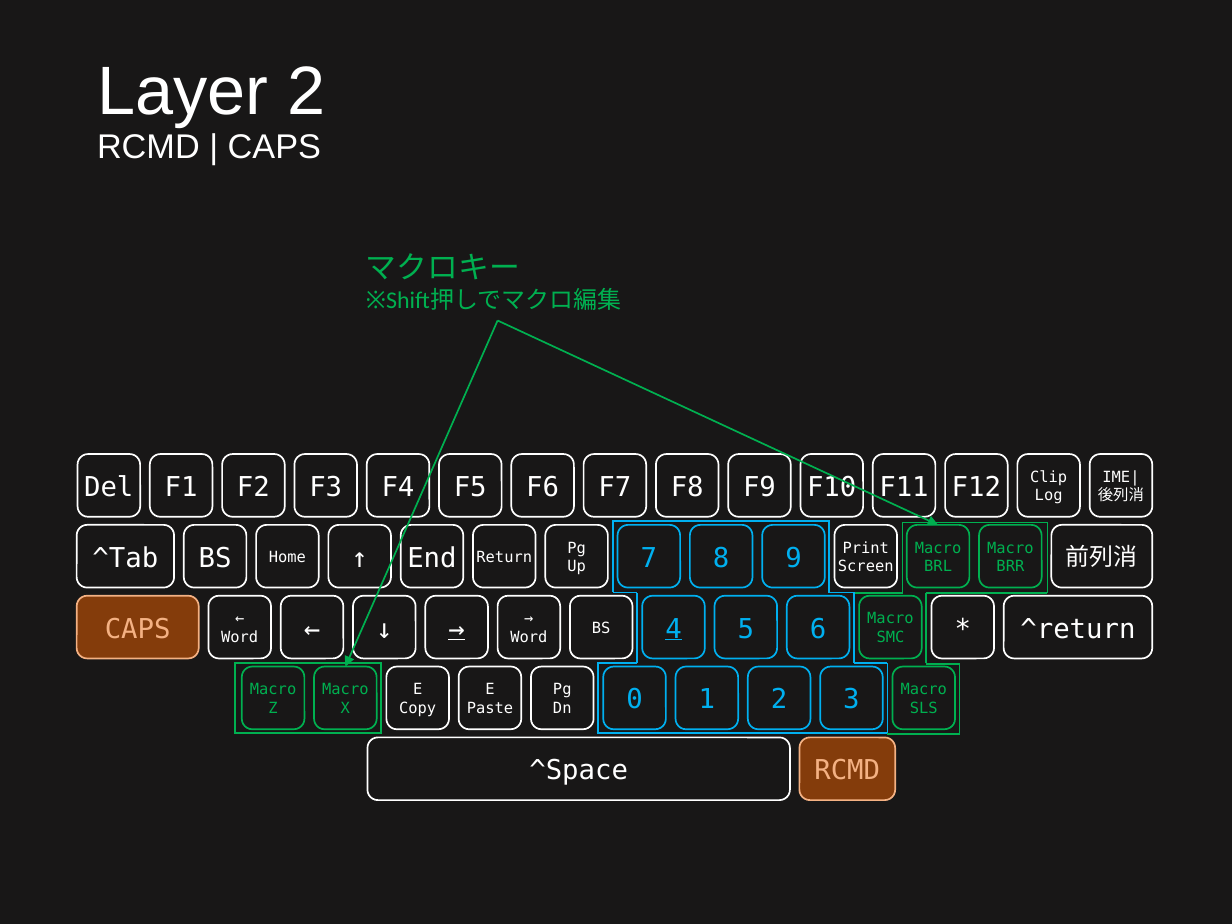
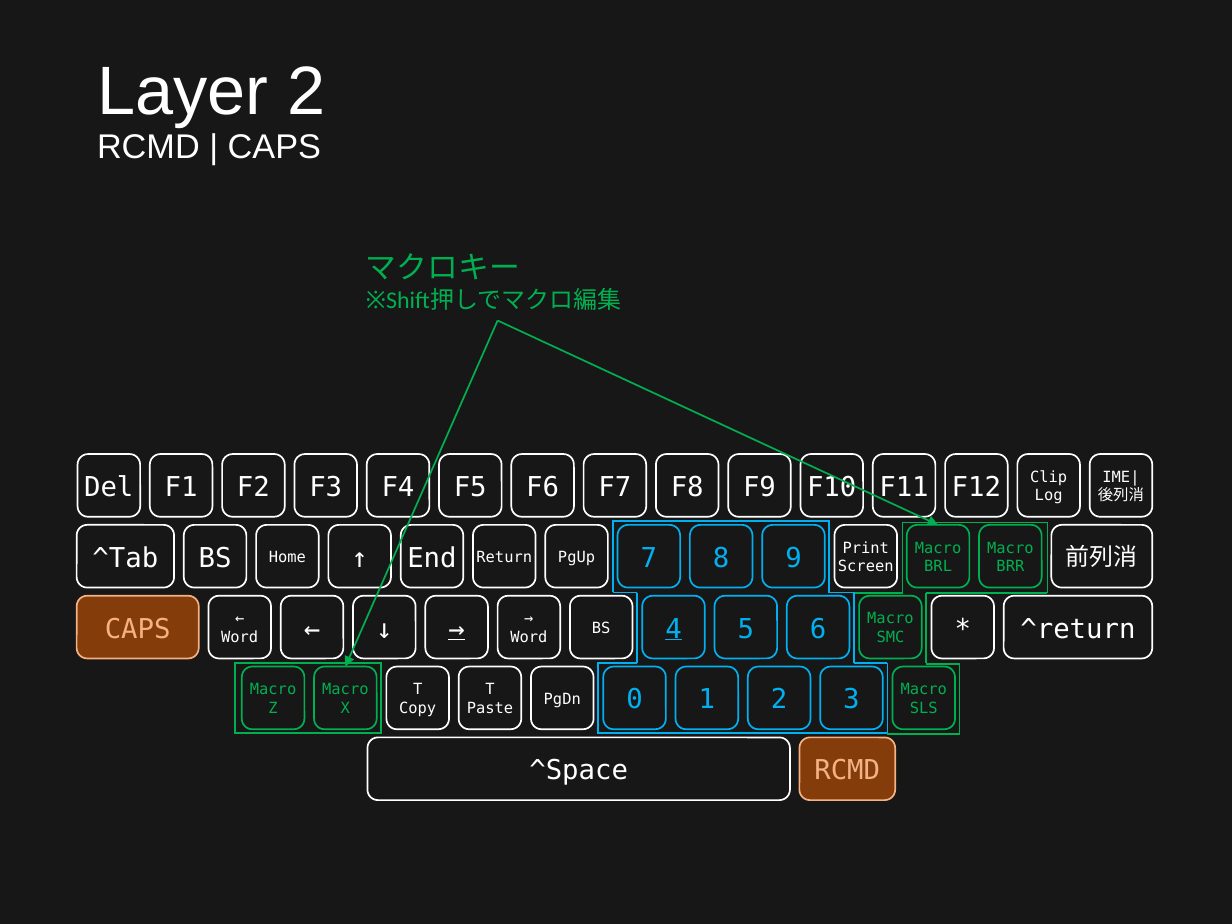
Before and after one commit to ittooo66/myAHKv2, a slide deck: slide 3 of MANUAL.pptx. Drawn at 1232x924 pixels with LibreOffice and Linux fonts; fonts in the diff are those of the drawing. Boxes give left, top, right and bottom in pixels: in the first picture for what was removed or moved away, otherwise in the second. Text is boxed around its words. In the diff, an @@ line names an element or a change of style, - is before the commit and + after.

```diff
--- a/MANUAL.pptx
+++ b/MANUAL.pptx
@@ text in rounded rectangle at bbox=[558, 550, 595, 566]: text changed @@
-Pg
-Up
+PgUp
@@ text in rounded rectangle at bbox=[413, 682, 422, 694]: text changed @@
-E
+T
@@ text in rounded rectangle at bbox=[485, 682, 494, 694]: text changed @@
-E
+T
@@ text in rounded rectangle at bbox=[544, 692, 581, 708]: text changed @@
-Pg
-Dn
+PgDn
```
Also in this commit, not shown: 5 other slides changed.
